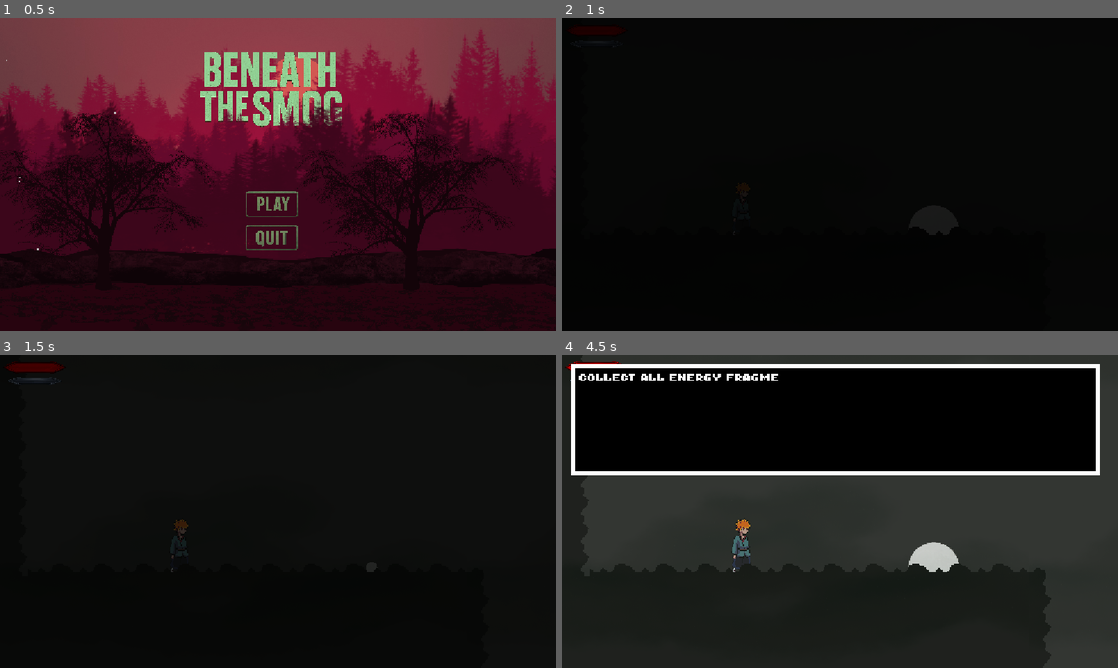
Above: before the commit, frames 1-4 (two rows, left to right).
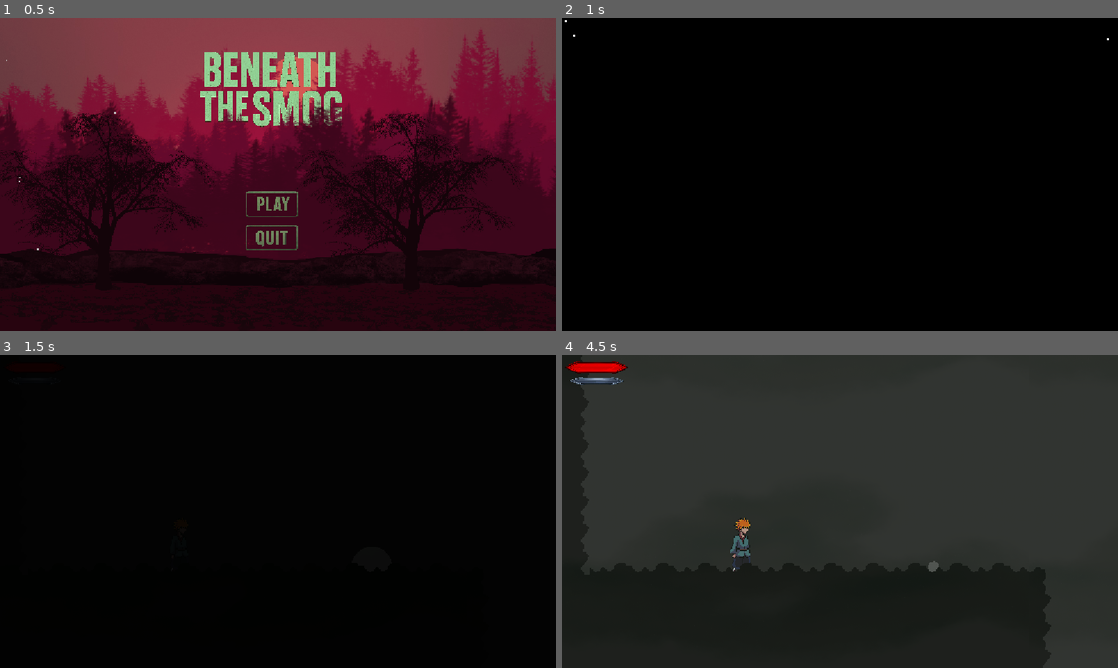
Above: after the commit, the same moments.

Repository: HamzaKh9n/The-Seed-Of-Eternal-Energy
Game: Godot game, scene res://Title/title.tscn
Two runs of this game, one before a commit and one after it. Both use one fixed random seed, a clock stepped at 60 frames per second and the inputs below.
Inputs (mouse positions are in pixels of both pictures, inside the frame that each line leads up to):
- Up to frame 1 (0.5 s): no input
- Up to frame 2 (1 s): click (834, 202) at 0.5 s
- Up to frame 3 (1.5 s): tap Enter (ui_accept) at 1.25 s; move the mouse to (400, 495) at 1.27 s; hold A (A) from 1.28 s (still down)
- Up to frame 4 (4.5 s): tap Enter (ui_accept) at 1.52, 1.82, 2.27, 2.57, 3.05, 3.6, 3.77, 4.07 s; click (962, 495) at 1.55 s; move the mouse to (728, 527) at 2.02 s; release A (A) at 2.03 s; click (728, 527) at 2.1 s; tap D (D) at 2.3 s; move the mouse to (895, 442) at 2.77 s; hold D (D) 2.78-3.53 s; move the mouse to (812, 574) at 3.52 s; tap A (A) at 3.8 s; move the mouse to (1006, 558) at 4.27 s; hold A (A) from 4.28 s (still down)

Frame 1 is identical in both runs. In frame 2, 0.9% of the frame differs, in the area x 0-99%, y 0-70%; in frame 3, 0.4%; in frame 4, 35%, in the area x 1-97%, y 2-70%.

Commit message:
SaveGame Lvl1 Done

Diff:
--- a/Characters/mc.gd
+++ b/Characters/mc.gd
@@ -9,9 +9,8 @@
 @export var jump_force := -900.0
 @export var gravity := 3000.0
 
-# Hollow Knight variable jump (FIXED)
-@export var low_gravity := 1000.0   ### FIXED (was too low)
-@export var high_gravity := 3000.0 ### FIXED (better cutoff)
+@export var low_gravity := 1000.0
+@export var high_gravity := 3000.0
 
 @onready var cam = $Camera2D
 @onready var anim = $AnimationPlayer
@@ -69,12 +68,9 @@
 			3:
 				await tree.process_frame
 				tree.change_scene_to_file("res://Emperor's Grave Scenes/graves.tscn")
-	# -----------------------------------------------------
-	# Handle Hurt State First
-	# -----------------------------------------------------
+	# Hurt State
 	if is_hurt:
 		hurt_timer -= delta
-		# soft stop
 		velocity.x = lerp(velocity.x, 0.0, 6.0 * delta)
 		velocity.y += gravity * delta
 
@@ -83,25 +79,16 @@
 		move_and_slide()
 		return
 
-
-	# -----------------------------------------------------
-	# HORIZONTAL INPUT
-	# -----------------------------------------------------
 	var direction := 0
 	if Input.is_action_pressed("A"):
 		direction = -1
 	elif Input.is_action_pressed("D"):
 		direction = 1
 
-	# Flip sprite
 	if direction != 0 and not attack:
 		sprite.flip_h = direction < 0
 
-
-	# -----------------------------------------------------
-	# HORIZONTAL MOVEMENT
-	# -----------------------------------------------------
-	if not attack: ### FIXED (movement disabled only during attack)
+	if not attack:
 		if direction != 0:
 			velocity.x = lerp(velocity.x, direction * move_speed, acceleration * delta)
 			if is_on_floor() and anim.current_animation not in ["Land"]:
@@ -111,21 +98,13 @@
 			if is_on_floor() and anim.current_animation not in ["Land", "Jump" , "Death"]:
 				anim.play("Idle")
 
-
-	# -----------------------------------------------------
-	# JUMP
-	# -----------------------------------------------------
 	if is_on_floor() and Input.is_action_just_pressed("Space") and not attack:
 		$JumpBreath.play()
 		anim.play("Jump")
 		velocity.y = jump_force
 
-
-	# -----------------------------------------------------
-	# VARIABLE JUMP (HOLLOW KNIGHT FIXED)
-	# -----------------------------------------------------
 	if not is_on_floor():
-		if velocity.y < 0:  # rising
+		if velocity.y < 0:
 			if Input.is_action_pressed("Space"):
 				velocity.y += low_gravity * delta
 			else:
@@ -133,41 +112,25 @@
 		else:
 			velocity.y += gravity * delta
 
-
-	# -----------------------------------------------------
-	# AIR ANIMATIONS PRIORITY
-	# -----------------------------------------------------
 	if not is_on_floor() and not attack:
 		if velocity.y > 0:
 			anim.play("Fall")
 		elif velocity.y < 0:
 			anim.play("Jump")
 
-
-	# -----------------------------------------------------
-	# LANDING
-	# -----------------------------------------------------
 	if not was_on_floor and is_on_floor() and velocity.y >= 0:
 		if anim.current_animation not in ["Jump", "Fall", "Hurt"]:
 			anim.play("Land")
 
 	was_on_floor = is_on_floor()
 
-
-	# -----------------------------------------------------
-	# ATTACK FIXED ENTIRELY
-	# -----------------------------------------------------
 	if Input.is_action_just_pressed("Attack") and not cooldown:
-
 		attack = true
 		cooldown = true
 
 		$"Attack Cooldown".start()
 		$"Combo Cooldown".start()
-
-		# freeze movement
 		velocity.x = 0
-
 
 		match combo:
 			0:
@@ -177,27 +140,18 @@
 			2:
 				anim.play("Attack 3")
 
-		# apply push direction
-
 		combo += 1
 		if combo > 2:
 			combo = 0
 
-	# -----------------------------------------------------
-	# MOVE
-	# -----------------------------------------------------
 	move_and_slide()
 
 
-
-# -----------------------------------------------------
-# ANIMATION FINISHED
-# -----------------------------------------------------
 func _on_animation_player_animation_finished(anim_name: StringName) -> void:
 	if anim_name == "Land":
 		anim.play("Idle")
 
-	if anim_name.begins_with("Attack"):  ### FIXED
+	if anim_name.begins_with("Attack"):
 		attack = false
 		move_speed = 600
 		Do_attack()
@@ -207,120 +161,72 @@
 	for area in attack_radius.get_overlapping_areas():
 		if area.is_in_group("EnemyHitbox"):
 			var enemy = area.get_parent()
-
-			# Deal damage
 			enemy.take_damage(Global.Power)
-
-			# Player knockback (small, controlled)
 			var dir_to_enemy: float = sign(enemy.global_position.x - global_position.x)
 			var knock_force: float = 150.0
-
 			velocity.x = -dir_to_enemy * knock_force
-
 			shake_camera(0.25, 18)
 			await pause_brief(0.05, 0.25)
 
 
-
-
-# -----------------------------------------------------
-# ATTACK COOLDOWNS
-# -----------------------------------------------------
 func _on_attack_cooldown_timeout() -> void:
 	cooldown = false
 
-
 func _on_combo_cooldown_timeout() -> void:
 	combo = 0
 
 
-# -----------------------------------------------------
-# DAMAGE / KNOCKBACK
-# (unchanged)
-# -----------------------------------------------------
 func take_damage(amount, dir, power) -> void:
 	if can_hurt:
 		Global.health -= amount
-
 		var knock_dir := signi(dir)
 		if knock_dir == 0:
 			knock_dir = 1
-
 		is_hurt = true
 		hurt_timer = hurt_duration
-
-		# --- FIX 1: Clamp power so it NEVER becomes crazy ---
 		var k_power := clampf(power, 200, 800)
-
-		# --- FIX 2: Apply strong knockback instantly (frame perfect) ---
 		velocity = Vector2(knock_dir * k_power, -k_power * 0.15)
-
 		anim.play("Hurt")
 		shake_camera(0.25, 18)
-
-		# --- FIX 3: Small freeze frame for impact ---
 		await pause_brief(0.05, 0.1)
-
-		# --- FIX 4: DO NOT cancel velocity here ---
-		# Do NOT reset velocity.x = 0  (this kills knockback)
 		can_hurt = false
 		start_invincibility()
 
 
-
-# CAMERA SHAKE (unchanged)
 func shake_camera(duration: float = 0.5, magnitude: float = 8.0) -> void:
 	var original_mode = cam.process_mode
 	cam.process_mode = Node.PROCESS_MODE_ALWAYS
-
 	var original_pos = cam.position
 	var timer = 0.0
-
 	while timer < duration:
 		cam.position = original_pos + Vector2(randf_range(-magnitude, magnitude), randf_range(-magnitude, magnitude))
 		await get_tree().process_frame
 		timer += 0.016
-
 	cam.position = original_pos
 	cam.process_mode = original_mode
 
 
 var _is_time_scaled := false
-
-
 func pause_brief(duration: float, slow: float = 0.1) -> void:
-	# Prevent overlapping slow-mo
 	if _is_time_scaled:
 		return
-
 	_is_time_scaled = true
-
 	var original := Engine.time_scale
 	Engine.time_scale = slow
-
-	# Use a timer that does NOT depend on time_scale
 	await get_tree().create_timer(duration, false, true).timeout
-
 	Engine.time_scale = original
 	_is_time_scaled = false
 
 
-
-# -----------------------------------------------------
-# INVINCIBILITY FLASH
-# -----------------------------------------------------
 func start_invincibility() -> void:
 	if can_hurt:
 		return
-
 	var timer = 0.0
-
 	while timer < invincible_time:
 		sprite.modulate = Color(1, 1, 1, 1)
 		await get_tree().create_timer(flash_speed).timeout
 		sprite.modulate = Color(1, 1, 1, 0.4)
 		await get_tree().create_timer(flash_speed).timeout
 		timer += flash_speed * 2
-
 	sprite.modulate = Color(1, 1, 1, 1)
 	can_hurt = true
--- a/Global/Global.gd
+++ b/Global/Global.gd
@@ -12,7 +12,8 @@
 var deaths = 0
 var EnemyKilled = []
 var EnergyCollected = []
-
+var checkpoint = ""
+var Intro = false
 
 func _input(event):
 	if event is InputEventKey and event.pressed and event.keycode == KEY_F11:
--- a/Global/intro.gd
+++ b/Global/intro.gd
@@ -10,6 +10,14 @@
 		for text in box.get_children():
 			text.modulate.a = 0
 
+
+func _process(delta: float) -> void:
+	if Input.is_action_pressed("ui_accept"):
+		shown = 12
+	if shown >= 12:
+		SaveGame.data.Intro = true
+		SaveGame.save_game()
+		get_tree().change_scene_to_file("res://Levels/level_1.tscn")
 
 
 func fade_in_label(label: RichTextLabel, duration := 4.0):
@@ -41,5 +49,3 @@
 			await fade_in_label(text)
 		if shown%4 == 0:
 			await fade_out_container(box)
-	if shown >= 12:
-		get_tree().change_scene_to_file("res://Levels/level_1.tscn")
--- /dev/null
+++ b/Global/pause_menu.gd
@@ -0,0 +1,20 @@
+extends CanvasLayer
+
+
+var paused = false
+
+func _on_resume_pressed() -> void:
+	print("resume")
+	toggle_pause()
+
+
+func toggle_pause():
+	paused = !paused
+	get_tree().paused = paused
+
+	$"Pause menu".visible = paused
+#
+func _on_quit_pressed() -> void:
+	toggle_pause()
+	get_tree().change_scene_to_file("res://Title/title.tscn")
+	SaveGame.save_game()
--- a/Global/pause_menu.tscn
+++ b/Global/pause_menu.tscn
@@ -1,7 +1,10 @@
-[gd_scene format=3 uid="uid://ds1cvpmed6s"]
+[gd_scene load_steps=2 format=3 uid="uid://puhbwnoigmhm"]
+
+[ext_resource type="Script" uid="uid://cb3u5fimwy0hd" path="res://Global/pause_menu.gd" id="1_877wt"]
 
 [node name="Pause menu" type="CanvasLayer"]
 process_mode = 3
+script = ExtResource("1_877wt")
 
 [node name="ColorRect" type="ColorRect" parent="."]
 offset_right = 1158.0
--- a/Global/save_game.gd
+++ b/Global/save_game.gd
@@ -1,15 +1,16 @@
 extends Node
 
-const SAVE_PATH := "user://savegame.json"
+const SAVE_PATH := "user://savegame1.json"
 
 var data := {
 	"level" : 1,
 	"frags" : 0,
 	"player_health" : 100,
-	"checkpoint" : 1,
+	"checkpoint" : "",
 	"Deaths" : 0,
 	"EnergyTaken":[],
-	"EnemyKilled":[]
+	"EnemyKilled":[],
+	"Intro" : false,
 }
 
 func save_game():
@@ -43,9 +44,10 @@
 		"level" : 1,
 		"frags" : 0,
 		"player_health" : 100,
-		"checkpoint" : 1,
+		"checkpoint" : "",
 		"Deaths" : 0,
 		"EnergyTaken":[],
-		"EnemyKilled":[]
+		"EnemyKilled":[],
+		"Intro":false,
 	}
 	save_game()
--- a/Levels/level_1.gd
+++ b/Levels/level_1.gd
@@ -14,51 +14,46 @@
 
 	Global.Level = SaveGame.data.level
 	Global.frags = SaveGame.data.frags
-	Global.max_frags = 10
+	Global.health = SaveGame.data.player_health
+	Global.checkpoint = SaveGame.data.checkpoint
 	Global.deaths = SaveGame.data.Deaths
+	Global.EnergyCollected = SaveGame.data.EnergyTaken
+	Global.EnemyKilled = SaveGame.data.EnemyKilled
+	Global.Intro = SaveGame.data.Intro
 
 	input_paused = true
 	Engine.time_scale = 1.2
-	#Global.Level = 1
-	#Global.max_frags = 10
-	#Global.frags = 10
 	fade_rect.modulate.a = 1.0  # fully opaque
 	fade_in()
 
 
 func fade_in() -> void:
-	# Using SceneTreeTween for Godot 4.5+
 	var tween = create_tween()
-	tween.tween_property(fade_rect, "modulate:a", 0.0, 4.0)  # Fade to transparent in 1 second
+	tween.tween_property(fade_rect, "modulate:a", 0.0, 4.0)
 	tween.set_trans(Tween.TRANS_SINE)
 	tween.set_ease(Tween.EASE_IN_OUT)
 
 
-
 func _process(_delta: float) -> void:
-
 	if input_paused:
 		if fade_rect.modulate.a == 0:
 			Global.stop = false
 			input_paused = false
 			await $DialogBox.enqueue("Welcome To Level 1")
 			await $DialogBox.enqueue("Collect All Energy Fragments and Find the Exit to move on Next Level")
-	# -------------------------
 	# ENCOUNTER DIALOG
-	# -------------------------
 	if Global.encounters == 1 and not encounter_dialog_shown:
-		encounter_dialog_shown = true   # SET FIRST
+		encounter_dialog_shown = true
 		await $DialogBox.enqueue("The Enemies also drop Energy Fragments. Slay them if you can't find enough.")
-
 
 
 func fade_out_and_change_scene(path: String) -> void:
 	var tween = create_tween()
-	tween.tween_property($ColorRect, "modulate:a", 1.0, 3.0) # fade to opaque
+	tween.tween_property($ColorRect, "modulate:a", 1.0, 3.0)
 	tween.set_trans(Tween.TRANS_SINE)
 	tween.set_ease(Tween.EASE_IN_OUT)
-	# Wrap the call in an anonymous function
 	tween.tween_callback(func():
+		SaveGame.save_game()
 		get_tree().change_scene_to_file(path)
 	)
 
@@ -71,14 +66,10 @@
 		get_viewport().set_input_as_handled()
 
 
-
-
 func toggle_pause():
 	paused = !paused
 	get_tree().paused = paused
-
 	$"Pause menu".visible = paused
-
 
 
 func _on_resume_pressed() -> void:
@@ -86,9 +77,9 @@
 	toggle_pause()
 
 
-#
 func _on_quit_pressed() -> void:
 	toggle_pause()
+	SaveGame.save_game()
 	get_tree().change_scene_to_file("res://Title/title.tscn")
 
 
--- a/Title/title.gd
+++ b/Title/title.gd
@@ -5,6 +5,15 @@
 func _ready():
 	print(music)
 	music.play()
+	SaveGame.load_game()
+	Global.Level = SaveGame.data.level
+	Global.frags = SaveGame.data.frags
+	Global.health = SaveGame.data.player_health
+	Global.checkpoint = SaveGame.data.checkpoint
+	Global.deaths = SaveGame.data.Deaths
+	Global.EnergyCollected = SaveGame.data.EnergyTaken
+	Global.EnemyKilled = SaveGame.data.EnemyKilled
+	Global.Intro = SaveGame.data.Intro
 
 func _process(_delta):
 	if not music.playing:
@@ -15,7 +24,16 @@
 	get_tree().quit()
 
 
-
 func _on_play_pressed() -> void:
 	await SaveGame.load_game()
-	get_tree().change_scene_to_file("res://Levels/level_1.tscn")
+	if not Global.Intro:
+		get_tree().change_scene_to_file('res://Global/intro.tscn')
+	else:
+		if Global.Level == 1:
+			get_tree().change_scene_to_file("res://Levels/level_1.tscn")
+		elif Global.Level == 2:
+			get_tree().change_scene_to_file("res://Levels/level_2.tscn")
+		elif Global.Level == 3:
+			get_tree().change_scene_to_file("res://Levels/level_3.tscn")
+		elif Global.Level == 0:
+			get_tree().change_scene_to_file("res://Emperor's Grave Scenes/graves.tscn")
Not shown, added: Global/pause_menu.gd.uid
